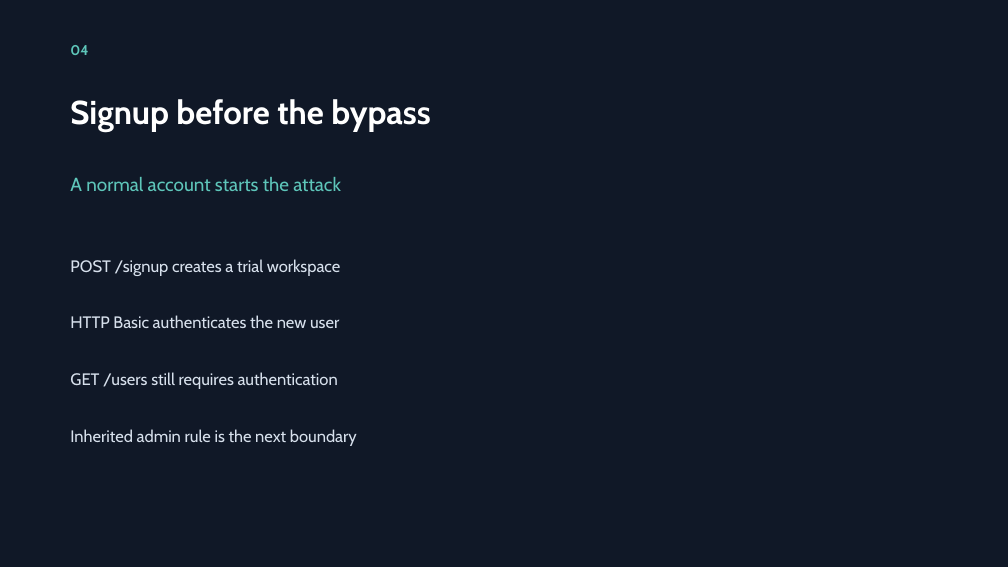
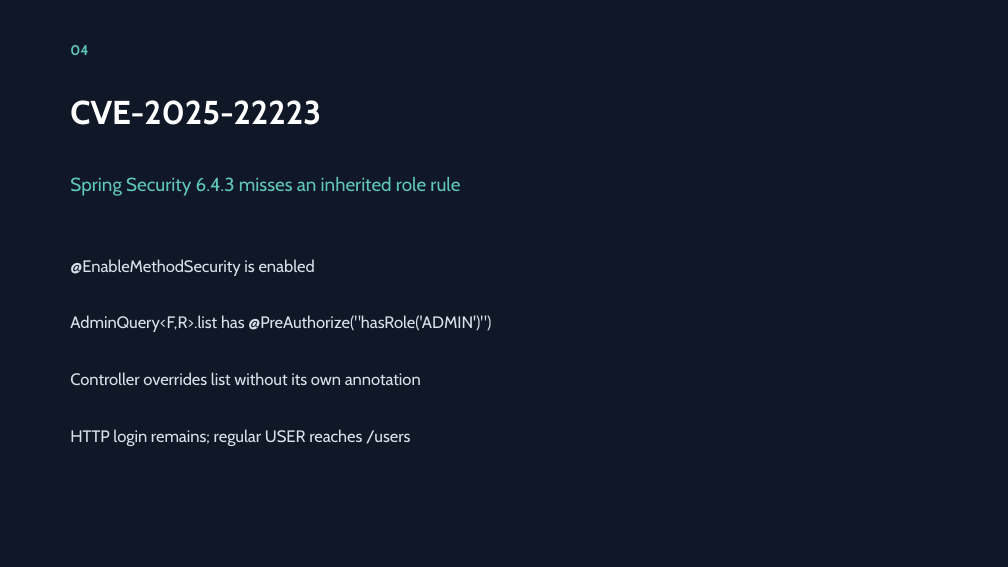
Before and after one commit to andrey94308/spring-came-to-the-party, a slide deck: slide 4 of presentation/OrgArchive-postman-chain.pptx. Drawn at 1008x567 pixels with LibreOffice and Linux fonts; fonts in the diff are those of the drawing. Boxes give left, top, right and bottom in pixels: in the first picture for what was removed or moved away, otherwise in the second. Text is boxed around its words. In the diff, an @@ line names an element or a change of style, - is before the commit and + after.

```diff
--- a/presentation/OrgArchive-postman-chain.pptx
+++ b/presentation/OrgArchive-postman-chain.pptx
@@ text at [70, 100, 321, 125]: text changed @@
-Signup before the bypass
+CVE-2025-22223
@@ text at [70, 177, 460, 196]: text changed @@
-A normal account starts the attack
+Spring Security 6.4.3 misses an inherited role rule
@@ text at [70, 259, 315, 276]: text changed @@
-POST /signup creates a trial workspace
+@EnableMethodSecurity is enabled
@@ text at [70, 315, 491, 332]: text changed @@
-HTTP Basic authenticates the new user
+AdminQuery<F,R>.list has @PreAuthorize("hasRole('ADMIN')")
@@ text at [70, 372, 421, 385]: text changed @@
-GET /users still requires authentication
+Controller overrides list without its own annotation
@@ text at [70, 429, 410, 446]: text changed @@
-Inherited admin rule is the next boundary
+HTTP login remains; regular USER reaches /users
```
Also in this commit, not shown: 9 other slides changed, 2 other files.
